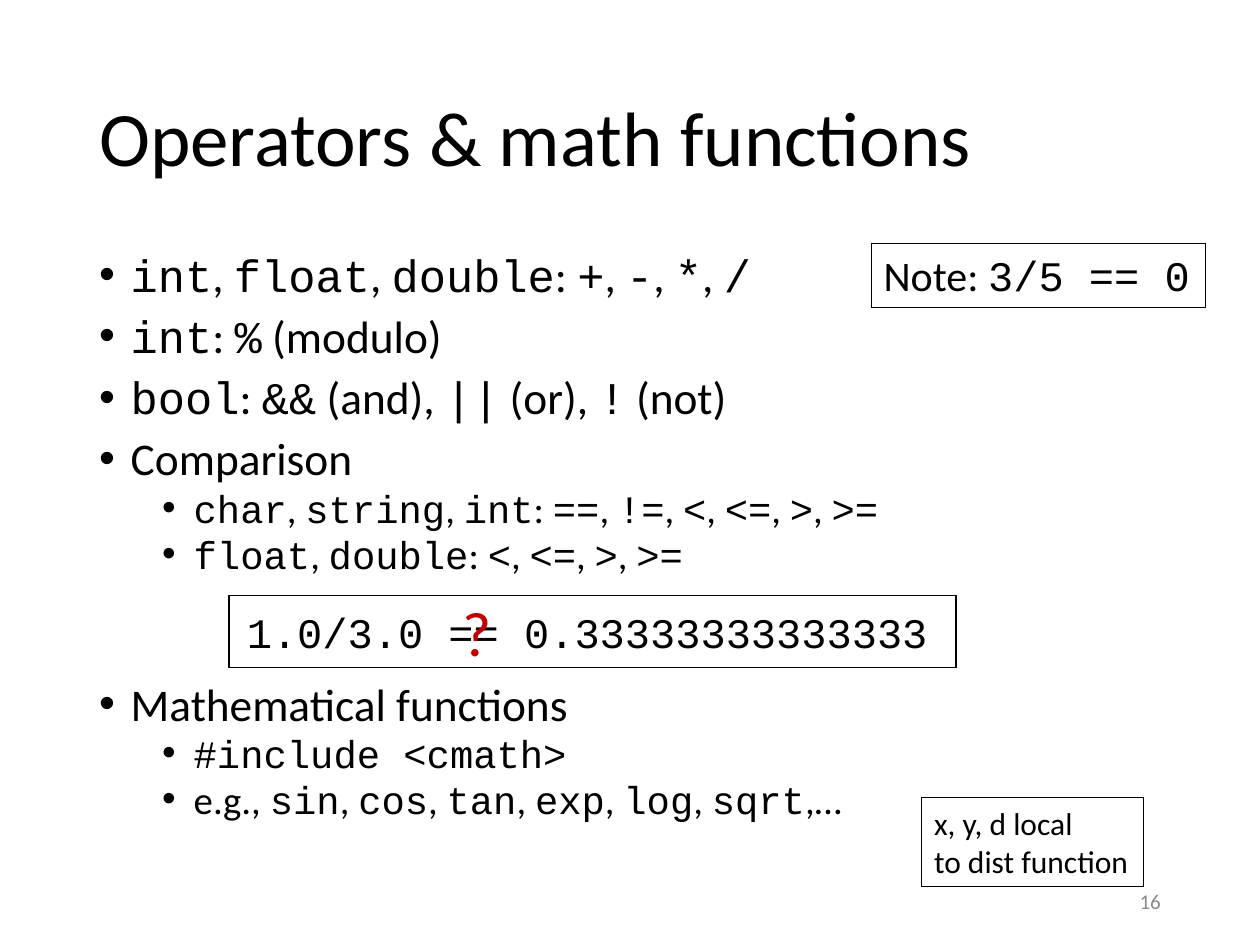
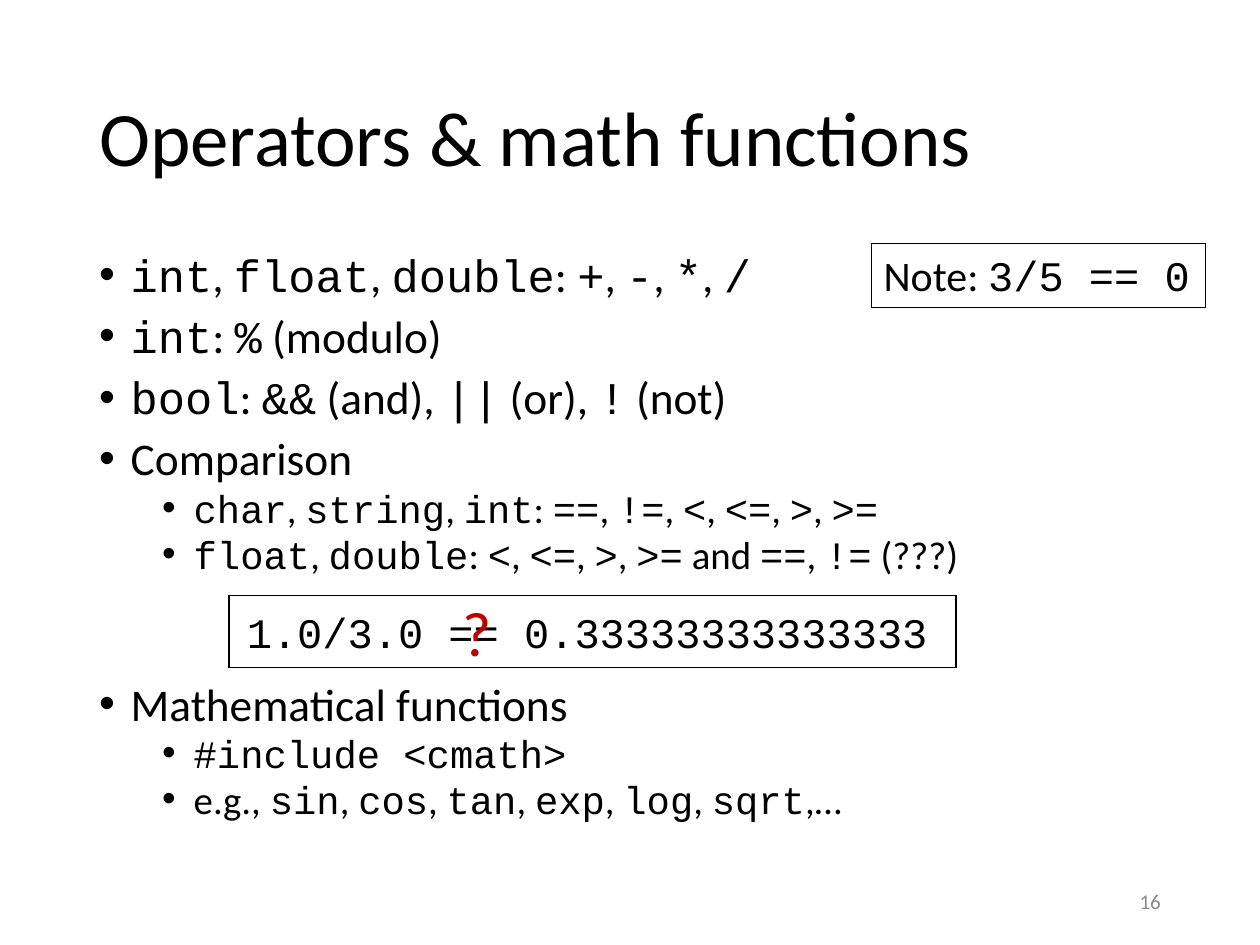
Before and after one commit to gjbex/training-material, a slide deck: slide 16 of CPlusPlus/scientific_cpp.pptx. Drawn at 1260x945 pixels with LibreOffice and Linux fonts; fonts in the diff are those of the drawing. Boxes give left, top, right and bottom in pixels: in the first picture for what was removed or moved away, otherwise in the second. Text is boxed around its words. In the diff, an @@ line names an element or a change of style, - is before the commit and + after.

Commit message:
Fix typos

```diff
--- a/CPlusPlus/scientific_cpp.pptx
+++ b/CPlusPlus/scientific_cpp.pptx
@@ text at <box>194,541,751,574</box>: text changed @@
-  • float, double: <, <=, >, >=
+  • float, double: <, <=, >, >= and ==, != (???)
@@ rectangle removed at <box>922,798,1144,887</box> @@
-x, y, d local
-to dist function
```
Also in this commit, not shown: 8 other slides changed.
